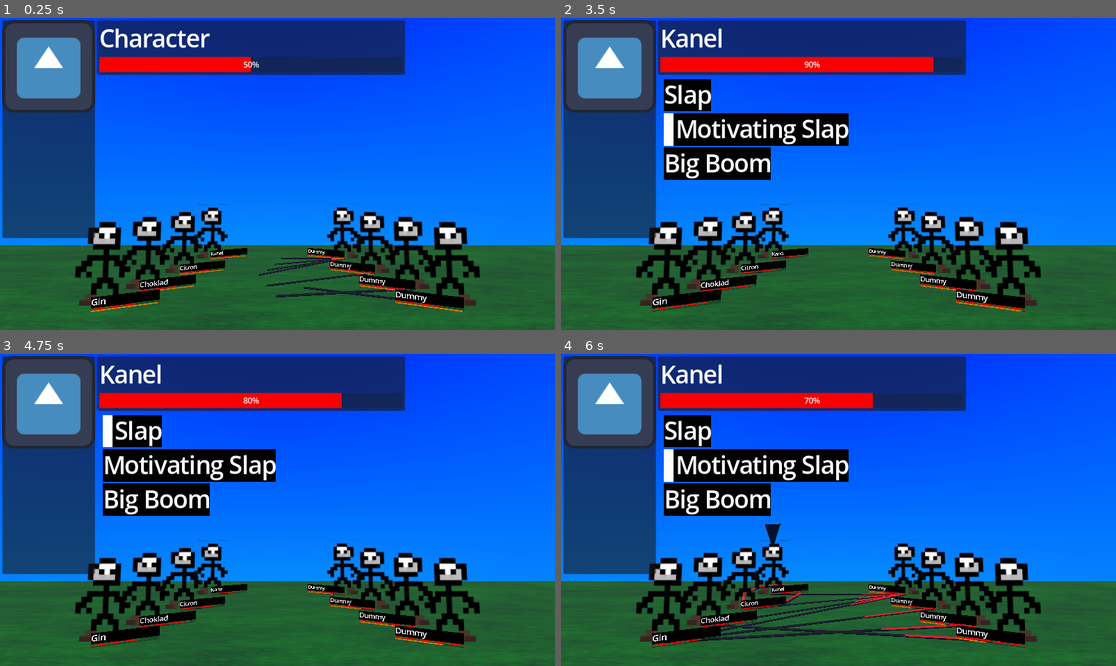
Above: before the commit, frames 1-4 (two rows, left to right).
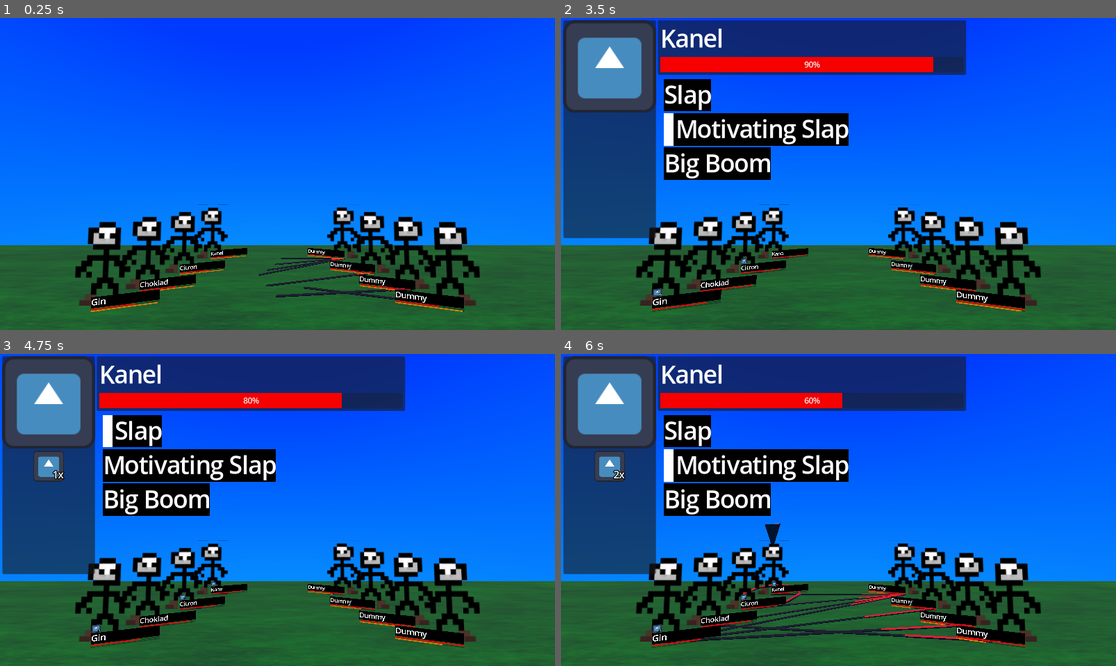
Above: after the commit, the same moments.

Repository: izzyn/MultiplayerCombatDemo
Game: Godot game, scene res://main.tscn
Two runs of this game, one before a commit and one after it. Both use one fixed random seed, a clock stepped at 60 frames per second and the inputs below. The engine's default icon, where the game draws it, is replaced by a stand-in: a white triangle on a blue panel in a dark square.
Inputs:
- Up to frame 1 (0.25 s): no input
- Up to frame 2 (3.5 s): tap Enter (Confirm) at 0.5, 1.35, 2.85 s; hold Down (NavigateUp) 0.53-1.28 s; hold Enter (Confirm) 0.53-1.28 s; hold Up (NavigateDown) 1.28-2.03 s; hold Enter (Confirm) 2.03-2.78 s; hold Down (NavigateUp) from 2.03 s (still down)
- Up to frame 3 (4.75 s): release Down (NavigateUp) at 3.53 s; hold Enter (Confirm) 3.53-4.28 s; hold Up (NavigateDown) from 3.53 s (still down); tap Enter (Confirm) at 4.35 s
- Up to frame 4 (6 s): tap Enter (Confirm) at 5, 5.85 s; hold Enter (Confirm) 5.03-5.78 s; release Up (NavigateDown) at 5.78 s; hold Down (NavigateUp) from 5.78 s (still down)

The runs differ from the first frame. In frame 1, 21% of the frame differs, in the area x 0-74%, y 0-71%; in frame 2, less than 0.1%; in frame 3, 0.6%; in frame 4, 0.9%.

Commit message:
Full support for debuffs/buffs added.

Diff:
--- a/AttackData.gd
+++ b/AttackData.gd
@@ -43,7 +43,7 @@
 @export
 var modifiers : Array[Modifier]
 
-func use_attack(user : CharacterData, targets : Array[CharacterData]):
+func use_attack(user : CharacterData, targets : Array[CharacterData], caller : CharacterSprite):
 	var effectiveness_dict = {}
 	for target in targets:
 		effectiveness_dict[target] = 1
@@ -76,8 +76,9 @@
 		var total_effects : Array[Effect] = []
 		total_effects.append_array(effects)
 		for status in user._statuses:
-			total_effects.append_array(status.additional_effect)
+			if status.additional_effect:
+				total_effects.append_array(status.additional_effect)
 		for effect in total_effects:
 			print(effectiveness_dict[target])
-			effect.enact(user, target, effectiveness_dict[target])
+			effect.enact(user, target, effectiveness_dict[target], caller)
 		pass
--- a/CharacterData.gd
+++ b/CharacterData.gd
@@ -44,3 +44,5 @@
 var sprite : CharacterSprite
 
 var _statuses : Array[Status]
+
+signal _statuses_changed
--- a/CharacterInfo.tscn
+++ b/CharacterInfo.tscn
@@ -53,7 +53,7 @@
 
 [node name="VBoxContainer" type="VBoxContainer" parent="MarginContainer/HBoxContainer2/PanelContainer/VBoxContainer/ScrollContainer"]
 layout_mode = 2
-size_flags_horizontal = 3
+size_flags_horizontal = 6
 size_flags_vertical = 3
 
 [node name="VBoxContainer2" type="VBoxContainer" parent="MarginContainer/HBoxContainer2"]
--- a/CharacterSprite.gd
+++ b/CharacterSprite.gd
@@ -29,6 +29,8 @@
 var intent_arrows : Array[Node3D] = []
 
 var death_delta : float = 0
+
+
 func _get_intent():
 	var highest_weight = -1
 	var picked_attack : AttackData
@@ -91,17 +93,33 @@
 	if flipped_text:
 		get_node("UI").scale.x *= -1
 	get_node("Node/SubViewport/VBoxContainer/PanelContainer/MarginContainer/Label").text = character.name
+	character._statuses_changed.connect(update_statuses)
 	pass
 
+func update_statuses():
+	var status_box = get_node("Node/SubViewport/VBoxContainer/DebuffContainer")
+	for child in status_box.get_children():
+		child.queue_free()
+	for status in character._statuses:
+		var status_ui = preload("res://DebuffUI.tscn").instantiate()
+		status_ui.get_node("Label").text = str(status.stacks) + "x"
+		status_ui.texture = status.icon
+		status_box.add_child(status_ui)
+	pass
+
+func reset_attack():
+	intent_attack = null
+	for i in intent_arrows:
+		i.queue_free()
+	intent_arrows.clear()
+
+	intent_targets.clear()
+	pass
 func _process(delta: float) -> void:
 	if character.hp.value == 0:
 		var node3d : Sprite3D = get_node("Sprite3D4")
 		node3d.rotation.y = lerpf(node3d.rotation.y,PI*10,delta)
-		for arrow in intent_arrows:
-			arrow.queue_free()
-		intent_arrows.clear()
-		intent_targets.clear()
-		intent_attack = null
+		reset_attack()
 		if node3d.rotation.y > PI*8:
 			visible = false
 		#node3d.material_override.set_shader_parameter("enable_effect", true)
@@ -113,15 +131,10 @@
 	if intent_targets.size() == 0 and character and AI_Controlled and character.hp.value != 0:
 		_get_intent()
 	elif intent_targets.size() != 0 and cooldown <= 0 and AI_Controlled:
-		intent_attack.use_attack(character, intent_targets)
+		intent_attack.use_attack(character, intent_targets, self)
 		last_max_cooldown = intent_attack.cooldown
 		cooldown = last_max_cooldown
-		intent_attack = null
-		for i in intent_arrows:
-			i.queue_free()
-		intent_arrows.clear()
-
-		intent_targets.clear()
+		reset_attack()
 	if !intent_arrows.size() and intent_targets.size() and cooldown <= 3:
 		for target in intent_targets:
 			var friendly = get_node("../../Friendly").get_children()
--- a/Controller.gd
+++ b/Controller.gd
@@ -40,6 +40,20 @@
 
 @onready
 var startUIpos = get_node("../Friendly").get_children()[0].get_node("UI").position
+
+var tracked_character : CharacterData
+
+func update_statuses():
+	var status_box = get_node("../CanvasLayer/CharacterInfo").status_container
+	for child in status_box.get_children():
+		child.queue_free()
+	for status in tracked_character._statuses:
+		var status_ui = preload("res://DebuffUI.tscn").instantiate()
+		status_ui.get_node("Label").text = str(status.stacks) + "x"
+		status_ui.texture = status.icon
+		status_box.add_child(status_ui)
+		status_ui.anchor_top
+	pass
 
 func _on_death():
 	pass
@@ -62,7 +76,7 @@
 		var characters : Array[CharacterData] = []
 		for target in picked_targets:
 			characters.append(target.character)
-		attack.use_attack(actor, characters)
+		attack.use_attack(actor, characters, get_node("../Friendly").get_child(selected))
 		set_cooldown()
 		reset_choices()
 	pass
@@ -129,6 +143,9 @@
 		for child in container.get_children():
 			child.queue_free()
 	if interacting:
+		tracked_character = charnode.character
+		charnode.character._statuses_changed.connect(update_statuses)
+		update_statuses()
 		characterinfo.visible = true
 		characterinfo.character_title_label.text = charnode.character.name
 		characterinfo.tracked_character = charnode.character
--- a/Data/Effect/Effect.gd
+++ b/Data/Effect/Effect.gd
@@ -4,5 +4,5 @@
 @export
 var amount : float
 
-func _enact(user : CharacterData, target : CharacterData, effectiveness : float):
+func _enact(user : CharacterData, target : CharacterData, effectiveness : float, caller : CharacterSprite):
 	pass
--- a/Data/Effect/StatChange.gd
+++ b/Data/Effect/StatChange.gd
@@ -12,7 +12,7 @@
 @export
 var stat_name : String
 
-func enact(user : CharacterData, target : CharacterData, effectiveness : float):
+func enact(user : CharacterData, target : CharacterData, effectiveness : float, caller : CharacterSprite):
 	var stat = target.get(stat_name)
 	var true_amount = amount * effectiveness
 	if type == Type.Value:
--- a/Data/Effect/Status.gd
+++ b/Data/Effect/Status.gd
@@ -5,7 +5,7 @@
 var id : String
 
 @export
-var stacks : int
+var stacks : int = 1
 
 @export
 var stackable : bool
--- a/Data/Effect/StatusGrantEffect.gd
+++ b/Data/Effect/StatusGrantEffect.gd
@@ -1,12 +1,36 @@
-extends Node
+extends Effect
 class_name StatusGrantEffect
 
 @export
 var status : Status
 
-func enact(user : CharacterData, target : CharacterData, effectiveness : float):
+@export
+var duration : float
+
+func on_status_granted(target : CharacterData, caller):
+	var timer = caller.get_tree().create_timer(duration)
+	timer.timeout.connect(remove_status.bind(target))
+	target._statuses_changed.emit()
+	pass
+func enact(user : CharacterData, target : CharacterData, effectiveness : float, caller : CharacterSprite):
 	for t_status in target._statuses:
 		if t_status.id == status.id:
 			if status.stackable:
 				t_status.stacks += 1
+				on_status_granted(target, caller)
+			return
+
+	target._statuses.append(status)
+	on_status_granted(target, caller)
 	pass
+
+func remove_status(target : CharacterData):
+	var index = target._statuses.find(status)
+	print(index)
+	if index != -1:
+		if target._statuses[index].stacks > 1:
+			target._statuses[index].stacks -= 1
+		else:
+			target._statuses.erase(status)
+		target._statuses_changed.emit()
+	pass
--- a/main.tscn
+++ b/main.tscn
@@ -14,7 +14,12 @@
 [ext_resource type="Script" uid="uid://xspn7atwwsb3" path="res://Data/Filters/FilterTeam.gd" id="9_efxa6"]
 [ext_resource type="PackedScene" uid="uid://bkivihrkixbmx" path="res://Selection.tscn" id="9_kek77"]
 [ext_resource type="Script" uid="uid://c8mk8e686h6be" path="res://Data/Filters/Filter.gd" id="12_2cqfq"]
+[ext_resource type="Script" uid="uid://dykhrjw5f14x0" path="res://Data/Effect/StatusGrantEffect.gd" id="12_82xsv"]
+[ext_resource type="Script" uid="uid://8pc3rvrfobyj" path="res://Data/secondary_effect.gd" id="13_getpj"]
 [ext_resource type="Script" uid="uid://dbmeokg4ticq2" path="res://Data/Filters/FilterAny.gd" id="13_yaehf"]
+[ext_resource type="Texture2D" uid="uid://b8ab8ftgofddp" path="res://icon.svg" id="14_getpj"]
+[ext_resource type="Script" uid="uid://bdb4e3ya8xhhl" path="res://Data/Effect/Status.gd" id="14_ryguw"]
+[ext_resource type="Script" uid="uid://p5ifm2jhmsds" path="res://Data/Filters/FilterBlank.gd" id="15_ryguw"]
 [ext_resource type="PackedScene" uid="uid://bulhprrgcwgd6" path="res://orb_gauge.tscn" id="16_2cqfq"]
 [ext_resource type="PackedScene" uid="uid://bua7sd4pea636" path="res://CharacterInfo.tscn" id="17_yaehf"]
 
@@ -35,7 +40,7 @@
 [sub_resource type="Resource" id="Resource_d13ii"]
 script = ExtResource("2_5vw27")
 id = "groupslap"
-name = "groupslap"
+name = ""
 type = 0
 stat = 0
 base_ai_weight = 10.0
@@ -90,6 +95,23 @@
 amount = -10.0
 metadata/_custom_type_script = "uid://b02gidehqotp1"
 
+[sub_resource type="Resource" id="Resource_ppx11"]
+script = ExtResource("14_ryguw")
+id = "sus"
+stacks = 1
+stackable = false
+modifiers = Array[ExtResource("7_2cqfq")]([])
+additional_effect = Array[ExtResource("13_getpj")]([])
+icon = ExtResource("14_getpj")
+metadata/_custom_type_script = "uid://bdb4e3ya8xhhl"
+
+[sub_resource type="Resource" id="Resource_1yv1y"]
+script = ExtResource("12_82xsv")
+status = SubResource("Resource_ppx11")
+duration = 3.0
+amount = 2.0
+metadata/_custom_type_script = "uid://dykhrjw5f14x0"
+
 [sub_resource type="Resource" id="Resource_kkkcx"]
 script = ExtResource("9_efxa6")
 can_target_dead = false
@@ -109,7 +131,7 @@
 target_amount = 1
 target_filter = SubResource("Resource_kkkcx")
 scale_stats = Array[ExtResource("7_vivmo")]([])
-effects = Array[ExtResource("3_kek77")]([SubResource("Resource_4c57u")])
+effects = Array[ExtResource("3_kek77")]([SubResource("Resource_4c57u"), SubResource("Resource_1yv1y")])
 modifiers = Array[ExtResource("7_2cqfq")]([])
 metadata/_custom_type_script = "uid://dev3bbs8234ul"
 
@@ -261,6 +283,36 @@
 amount = -10.0
 metadata/_custom_type_script = "uid://b02gidehqotp1"
 
+[sub_resource type="Resource" id="Resource_phcyf"]
+script = ExtResource("15_ryguw")
+can_target_dead = false
+inverted = false
+metadata/_custom_type_script = "uid://p5ifm2jhmsds"
+
+[sub_resource type="Resource" id="Resource_5dllo"]
+script = ExtResource("7_2cqfq")
+filter = SubResource("Resource_phcyf")
+value = 2.0
+type = 1
+metadata/_custom_type_script = "uid://df3a3xyxvoio3"
+
+[sub_resource type="Resource" id="Resource_wy5fy"]
+script = ExtResource("14_ryguw")
+id = "Blood"
+stacks = 1
+stackable = true
+modifiers = Array[ExtResource("7_2cqfq")]([SubResource("Resource_5dllo")])
+additional_effect = Array[ExtResource("13_getpj")]([])
+icon = ExtResource("14_getpj")
+metadata/_custom_type_script = "uid://bdb4e3ya8xhhl"
+
+[sub_resource type="Resource" id="Resource_gx4rg"]
+script = ExtResource("12_82xsv")
+status = SubResource("Resource_wy5fy")
+duration = 3.0
+amount = 1.0
+metadata/_custom_type_script = "uid://dykhrjw5f14x0"
+
 [sub_resource type="Resource" id="Resource_0odxb"]
 script = ExtResource("9_efxa6")
 can_target_dead = false
@@ -270,7 +322,7 @@
 [sub_resource type="Resource" id="Resource_kq58d"]
 script = ExtResource("7_2cqfq")
 filter = SubResource("Resource_0odxb")
-value = 10.0
+value = 1.0
 type = 0
 metadata/_custom_type_script = "uid://df3a3xyxvoio3"
 
@@ -306,7 +358,7 @@
 target_amount = 1
 target_filter = SubResource("Resource_jx0wj")
 scale_stats = Array[ExtResource("7_vivmo")]([])
-effects = Array[ExtResource("3_kek77")]([SubResource("Resource_havpv")])
+effects = Array[ExtResource("3_kek77")]([SubResource("Resource_havpv"), SubResource("Resource_gx4rg")])
 modifiers = Array[ExtResource("7_2cqfq")]([SubResource("Resource_kq58d")])
 metadata/_custom_type_script = "uid://dev3bbs8234ul"
 
@@ -438,6 +490,60 @@
 attacks = Array[ExtResource("2_5vw27")]([SubResource("Resource_xcirw")])
 metadata/_custom_type_script = "uid://nf1cqa55mvbc"
 
+[sub_resource type="Resource" id="Resource_4obbf"]
+script = ExtResource("15_ryguw")
+can_target_dead = false
+inverted = false
+metadata/_custom_type_script = "uid://p5ifm2jhmsds"
+
+[sub_resource type="Resource" id="Resource_ovcoh"]
+script = ExtResource("7_2cqfq")
+filter = SubResource("Resource_4obbf")
+value = 10.0
+type = 1
+metadata/_custom_type_script = "uid://df3a3xyxvoio3"
+
+[sub_resource type="Resource" id="Resource_birbe"]
+script = ExtResource("14_ryguw")
+id = "Blood"
+stacks = 1
+stackable = false
+modifiers = Array[ExtResource("7_2cqfq")]([SubResource("Resource_ovcoh")])
+additional_effect = Array[ExtResource("13_getpj")]([])
+icon = ExtResource("14_getpj")
+metadata/_custom_type_script = "uid://bdb4e3ya8xhhl"
+
+[sub_resource type="Resource" id="Resource_f1p13"]
+script = ExtResource("12_82xsv")
+status = SubResource("Resource_birbe")
+duration = 1.0
+amount = 0.0
+metadata/_custom_type_script = "uid://dykhrjw5f14x0"
+
+[sub_resource type="Resource" id="Resource_34ol3"]
+script = ExtResource("13_yaehf")
+filters = Array[ExtResource("12_2cqfq")]([SubResource("Resource_seu75"), SubResource("Resource_0dhbp")])
+can_target_dead = false
+inverted = false
+metadata/_custom_type_script = "uid://dbmeokg4ticq2"
+
+[sub_resource type="Resource" id="Resource_c2n8d"]
+script = ExtResource("2_5vw27")
+id = "bloodyslap"
+name = "Bloody Slap"
+type = 2
+stat = 0
+base_ai_weight = 10.0
+hits_all = false
+can_target_multiple_times = false
+cooldown = 0.1
+target_amount = 1
+target_filter = SubResource("Resource_34ol3")
+scale_stats = Array[ExtResource("7_vivmo")]([])
+effects = Array[ExtResource("3_kek77")]([SubResource("Resource_havpv"), SubResource("Resource_f1p13")])
+modifiers = Array[ExtResource("7_2cqfq")]([SubResource("Resource_kq58d")])
+metadata/_custom_type_script = "uid://dev3bbs8234ul"
+
 [sub_resource type="Resource" id="Resource_xuqvo"]
 script = ExtResource("6_dg77c")
 value = 100.0
@@ -468,7 +574,7 @@
 normal_attack = SubResource("Resource_qsp4k")
 speed = SubResource("Resource_jq2sk")
 targetability_factor = 1.0
-attacks = Array[ExtResource("2_5vw27")]([SubResource("Resource_xcirw")])
+attacks = Array[ExtResource("2_5vw27")]([SubResource("Resource_c2n8d")])
 metadata/_custom_type_script = "uid://nf1cqa55mvbc"
 
 [sub_resource type="Resource" id="Resource_facbu"]
@@ -525,7 +631,7 @@
 [sub_resource type="Resource" id="Resource_qnost"]
 script = ExtResource("2_5vw27")
 id = "ginSkill1"
-name = "Ripple"
+name = "Crash"
 type = 2
 stat = 0
 base_ai_weight = 10.0
@@ -556,7 +662,7 @@
 [sub_resource type="Resource" id="Resource_wnkbs"]
 script = ExtResource("2_5vw27")
 id = "ginSkill2"
-name = "Crash"
+name = "Ripple"
 type = 2
 stat = 0
 base_ai_weight = 10.0
@@ -749,4 +855,5 @@
 visible = false
 
 [node name="CharacterInfo" parent="CanvasLayer" instance=ExtResource("17_yaehf")]
+visible = false
 size_flags_vertical = 0
Not shown: 1 places in main.tscn that only renumber resources
